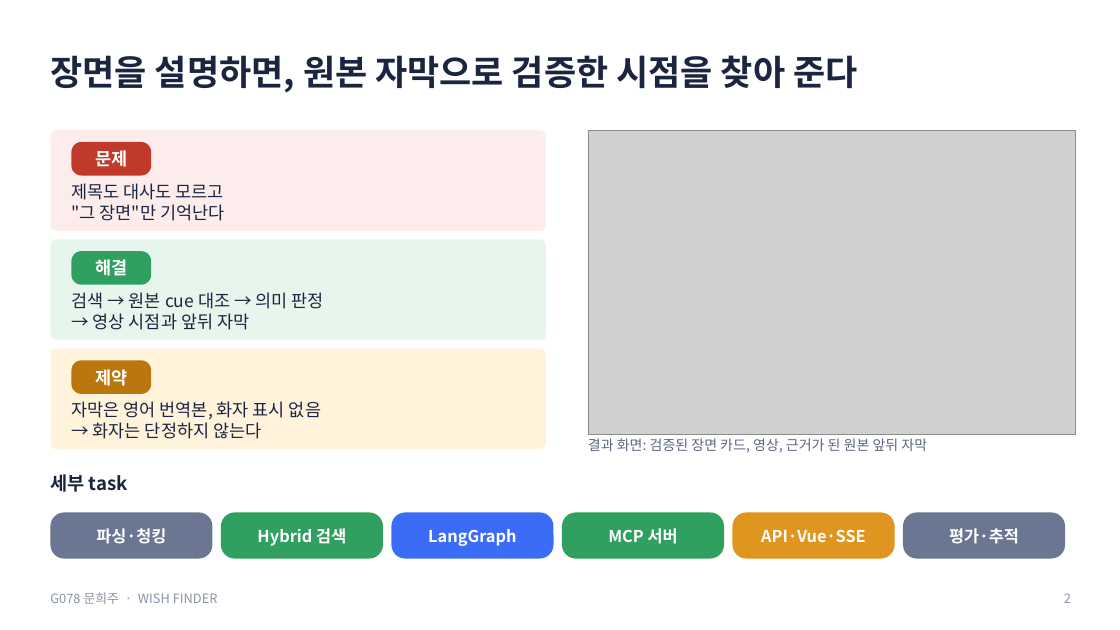
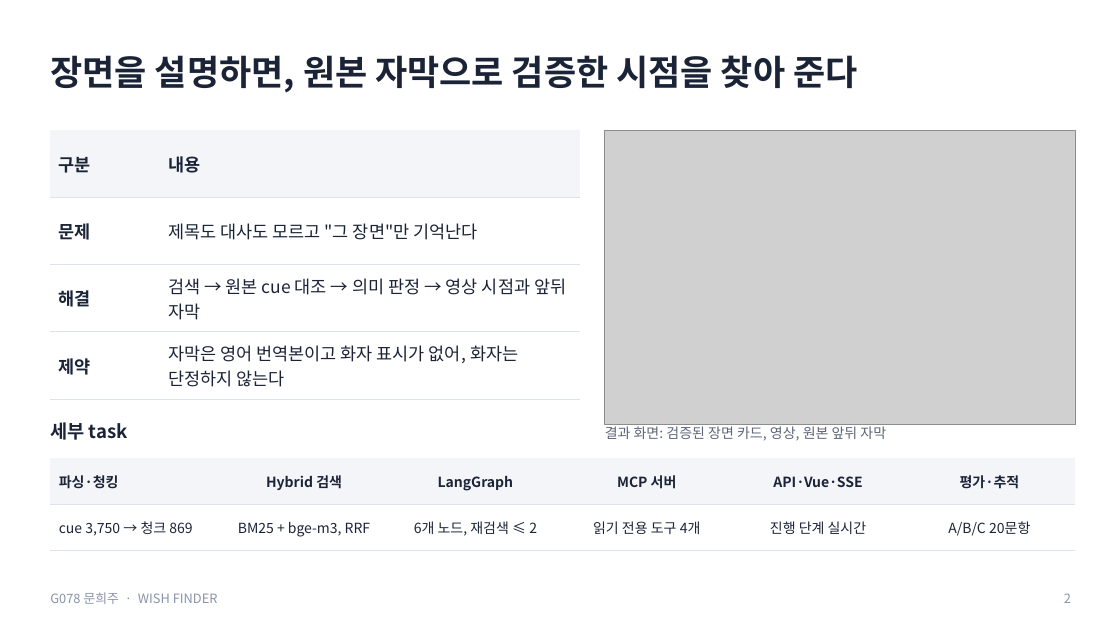
Before and after one commit to creepygrape/skala-AICapstone-mini-2, a slide deck: slide 2 of docs/exec/G078_문희주_발표.pptx. Drawn at 1120x630 pixels with LibreOffice and Linux fonts; fonts in the diff are those of the drawing; grey boxes stand for pictures. Boxes give left, top, right and bottom in pixels: in the first picture for what was removed or moved away, otherwise in the second. Text is boxed around its words. In the diff, an @@ line names an element or a change of style, - is before the commit and + after.

```diff
--- a/docs/exec/G078_문희주_발표.pptx
+++ b/docs/exec/G078_문희주_발표.pptx
@@ rounded rectangle removed at box(50, 130, 546, 231) @@
@@ table added at box(50, 130, 580, 399), 4 rows, 2 columns @@
+구분 | 내용
+문제 | 제목도 대사도 모르고 "그 장면"만 기억난다
+해결 | 검색 → 원본 cue 대조 → 의미 판정 → 영상 시점과 앞뒤 자막
+제약 | 자막은 영어 번역본이고 화자 표시가 없어, 화자는 단정하지 않는다
@@ rounded rectangle removed at box(71, 142, 151, 176) @@
-문제
@@ picture: place and size @@
-picture at box(588, 130, 1075, 434)
+picture at box(605, 130, 1075, 424)
@@ text removed at box(71, 183, 224, 221) @@
-제목도 대사도 모르고
-"그 장면"만 기억난다
@@ rounded rectangle removed at box(50, 239, 546, 340) @@
@@ rounded rectangle removed at box(71, 251, 151, 285) @@
-해결
@@ text removed at box(71, 292, 324, 330) @@
-검색 → 원본 cue 대조 → 의미 판정
-→ 영상 시점과 앞뒤 자막
@@ rounded rectangle removed at box(50, 349, 546, 450) @@
@@ rounded rectangle removed at box(71, 360, 151, 394) @@
-제약
@@ text removed at box(71, 401, 321, 439) @@
-자막은 영어 번역본, 화자 표시 없음
-→ 화자는 단정하지 않는다
@@ text "세부 task": place and size @@
-text "세부 task" at box(50, 474, 128, 492)
+text "세부 task" at box(50, 422, 128, 440)
@@ text "세부 task" at box(50, 422, 128, 440): text colour #1C2540 to #1B2437 @@
@@ text at box(605, 424, 886, 441): text changed; text colour #5A6580 to #5B6577 @@
-결과 화면: 검증된 장면 카드, 영상, 근거가 된 원본 앞뒤 자막
+결과 화면: 검증된 장면 카드, 영상, 원본 앞뒤 자막
@@ table added at box(50, 458, 1075, 550), 2 rows, 6 columns @@
+파싱·청킹 | Hybrid 검색 | LangGraph | MCP 서버 | API·Vue·SSE | 평가·추적
+cue 3,750 → 청크 869 | BM25 + bge-m3, RRF | 6개 노드, 재검색 ≤ 2 | 읽기 전용 도구 4개 | 진행 단계 실시간 | A/B/C 20문항
@@ rounded rectangle removed at box(50, 513, 213, 559) @@
-파싱·청킹
@@ rounded rectangle removed at box(221, 513, 383, 559) @@
-Hybrid 검색
@@ rounded rectangle removed at box(392, 513, 554, 559) @@
-LangGraph
@@ rounded rectangle removed at box(562, 513, 724, 559) @@
-MCP 서버
@@ rounded rectangle removed at box(733, 513, 895, 559) @@
-API·Vue·SSE
@@ rounded rectangle removed at box(903, 513, 1065, 559) @@
-평가·추적
```
Also in this commit, not shown: 11 other slides changed, 8 other files.
